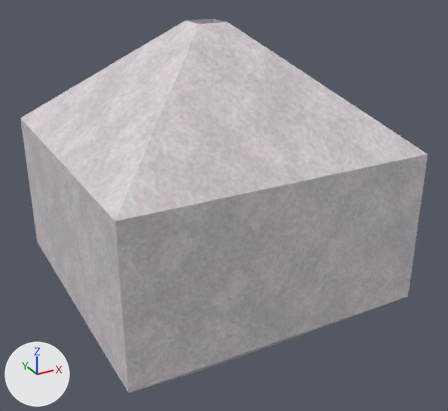
The FBX model UnityBossManGame/Assets/Imported_Geometry/walls_trapdoor_fixture.fbx, before and after one commit.
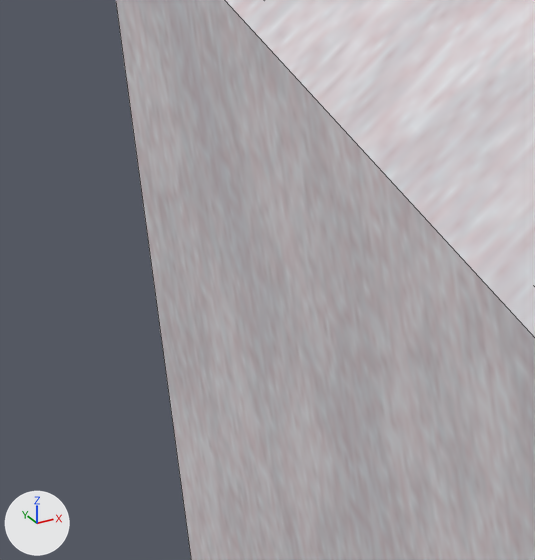
Each version is shown whole from a 50 mm lens placed at (-6.31, -18.52, 11.54), pointed at (3.56, -0.57, 2.57), then close up on the part from 2% to 18% of the width and 33% to 52% of the height. Arrows for +X, +Y and +Z are at lower left; the lights stay in place. Both versions are drawn at frame 17 of the action 'Default Take'; the numbers are the values there. The close-ups show mesh edges as thin lines.

Names of what the first close-up shows: 'Walls'.
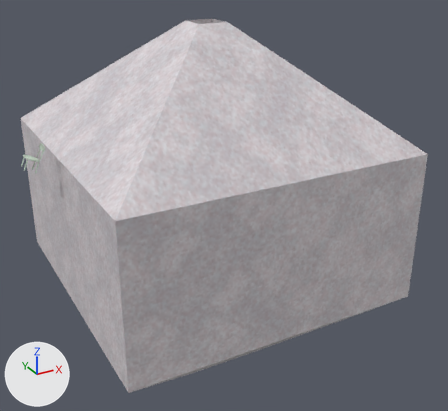
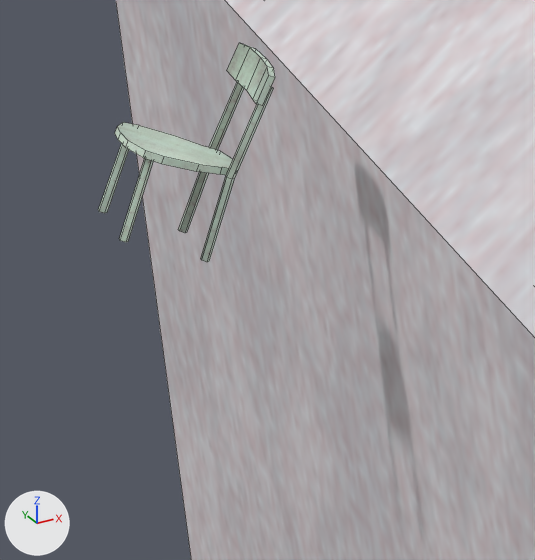
Diff of the bpy script that builds the scene:
```diff
--- a/UnityBossManGame/Assets/Imported_Geometry/walls_trapdoor_fixture.fbx.py
+++ b/UnityBossManGame/Assets/Imported_Geometry/walls_trapdoor_fixture.fbx.py
@@ ob_guestchair @@
 ob_guestchair = bpy.data.objects.new('guestChair', me_guestchair)
-ob_guestchair.location = (3.028, -0.207, -2.534)
-ob_guestchair.rotation_euler = (-0.697, 0.0, -1.571)  # degrees (-40, 0, -90)
+ob_guestchair.location = (-2.988, -0.207, 5.251)
+ob_guestchair.rotation_euler = (-0.429, 0.0, -1.571)  # degrees (-25, 0, -90)
```

Where the change shows, as pixel boxes (x1, y1, x2, y2) in the close-ups (535 x 560 px):
'guestChair', moved, turned (not visible before): after (98, 43, 275, 262)
